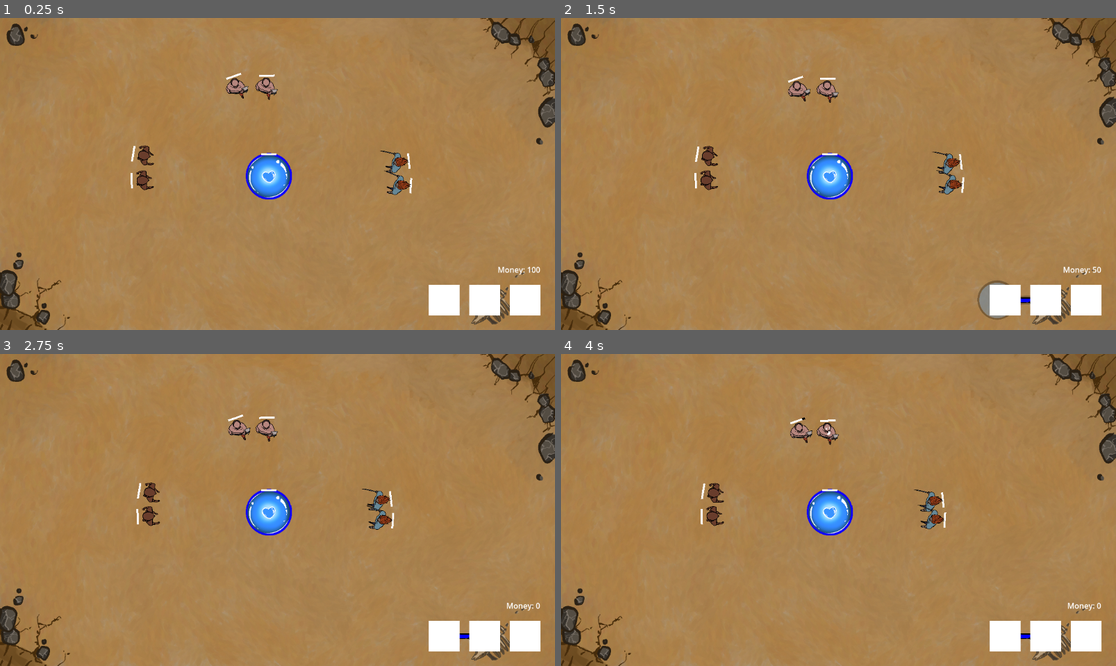
Above: before the commit, frames 1-4 (two rows, left to right).
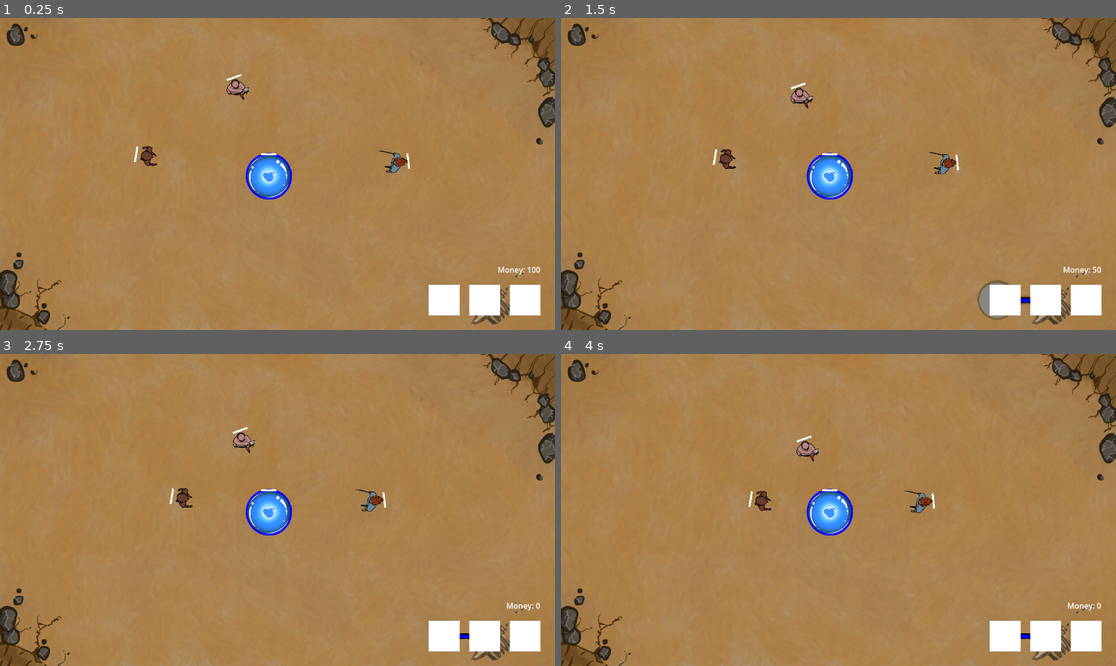
Above: after the commit, the same moments.

Repository: PNP-Gamejam/ggj2025-bubbles
Game: Godot game, scene res://main.tscn
Same seed, same stepped clock (60 frames per second), same inputs: the game is played once before the commit and once after it.
Inputs (mouse positions are in pixels of both pictures, inside the frame that each line leads up to):
- Up to frame 1 (0.25 s): no input
- Up to frame 2 (1.5 s): click (1005, 298) at 0.5 s; click (1005, 298) at 1.25 s
- Up to frame 3 (2.75 s): click (444, 634) at 2 s
- Up to frame 4 (4 s): move the mouse to (799, 428) at 2.77 s; click (799, 428) at 2.85 s; move the mouse to (827, 432) at 3.52 s; click (827, 432) at 3.6 s

The runs differ from the first frame. In frame 1, 0.9% of the frame differs, in the area x 23-75%, y 17-57%; in frame 2, 1.2%; in frame 3, 1.3%; in frame 4, 1.4%, in the area x 25-70%, y 20-57%.

Commit message:
adjust stats

Diff:
--- a/base.gd
+++ b/base.gd
@@ -9,6 +9,7 @@
 
 func _ready() -> void:
 	_attackable.max_hp = hp
+	_attackable.hp = hp
 	_attackable.died.connect(func():
 		died.emit()
 	)
--- a/main.tscn
+++ b/main.tscn
@@ -28,12 +28,16 @@
 script = ExtResource("1_ac088")
 metadata/_edit_vertical_guides_ = [571.0, 1762.0]
 
+[node name="Spawner" parent="." instance=ExtResource("8_dcswj")]
+position = Vector2(572, 298)
+
 [node name="Camera2D" type="Camera2D" parent="."]
 position = Vector2(609, 288)
 zoom = Vector2(0.5, 0.5)
 
 [node name="Base" parent="." instance=ExtResource("2_g7t2p")]
 position = Vector2(573, 298)
+hp = 100
 
 [node name="DamageClicker" type="Node" parent="." groups=["damage_clicker"]]
 script = ExtResource("3_1wouj")
@@ -156,23 +160,11 @@
 layout_mode = 2
 text = "Main Menu"
 
-[node name="Spawner" parent="." instance=ExtResource("8_dcswj")]
-position = Vector2(572, 298)
-
 [node name="Fat" parent="." instance=ExtResource("9_nej4j")]
 position = Vector2(443, -72)
-
-[node name="Fat2" parent="." instance=ExtResource("9_nej4j")]
-position = Vector2(566, -72)
 
 [node name="Norman" parent="." instance=ExtResource("10_xldua")]
 position = Vector2(1111, 239)
 
-[node name="Norman2" parent="." instance=ExtResource("10_xldua")]
-position = Vector2(1119, 334)
-
 [node name="Skinny" parent="." instance=ExtResource("11_qwpp6")]
 position = Vector2(58, 212)
-
-[node name="Skinny2" parent="." instance=ExtResource("11_qwpp6")]
-position = Vector2(52, 315)
--- a/scenes/fat.tscn
+++ b/scenes/fat.tscn
@@ -52,6 +52,11 @@
 [node name="Fat" type="Node2D"]
 
 [node name="Monster" parent="." instance=ExtResource("1_k6d8l")]
+attack_damage = 15
+attack_cooldown = 2.5
+hp = 150
+SPEED = 30.0
+bounty = 15
 
 [node name="AnimatedSprite2D" type="AnimatedSprite2D" parent="Monster"]
 scale = Vector2(0.5, 0.5)
--- a/scenes/norman.tscn
+++ b/scenes/norman.tscn
@@ -52,7 +52,10 @@
 [node name="Norman" type="Node2D"]
 
 [node name="Monster" parent="." instance=ExtResource("1_f42rp")]
-SPEED = 30.0
+attack_damage = 10
+hp = 100
+SPEED = 40.0
+bounty = 5
 
 [node name="AnimatedSprite2D" type="AnimatedSprite2D" parent="Monster"]
 position = Vector2(-14, 31)
--- a/scenes/skinny.tscn
+++ b/scenes/skinny.tscn
@@ -52,6 +52,11 @@
 [node name="Skinny" type="Node2D"]
 
 [node name="Monster" parent="." instance=ExtResource("1_m10dp")]
+attack_damage = 2
+attack_cooldown = 0.75
+hp = 30
+SPEED = 60.0
+bounty = 8
 
 [node name="AnimatedSprite2D" type="AnimatedSprite2D" parent="Monster"]
 position = Vector2(-7, 34)
--- a/sentry.gd
+++ b/sentry.gd
@@ -1,8 +1,9 @@
 extends Node2D
 
 @export var BULLET: PackedScene
-@export var attack_damage := 1
-@export var attack_cooldown := 1.0
+@export var hp := 70
+@export var attack_damage := 15
+@export var attack_cooldown := 0.5
 
 @onready var _attackable: Attackable = $Attackable
 @onready var _attacker: Attacker = $Attacker
@@ -11,6 +12,11 @@
 
 
 func _ready() -> void:
+	_attackable.max_hp = hp
+	_attackable.hp = hp
+	_attackable.died.connect(func():
+		queue_free()
+	)
 	_attacker.attack_damage = attack_damage
 	_attacker.attack_cooldown = attack_cooldown
 	_attacker.attack_started.connect(_on_attack_started)
--- a/sentry.tscn
+++ b/sentry.tscn
@@ -66,8 +66,6 @@
 [node name="Sentry" type="Node2D"]
 script = ExtResource("1_xb7h0")
 BULLET = ExtResource("2_iakcu")
-attack_damage = 5
-attack_cooldown = 3.0
 
 [node name="AnimatedSprite2D" type="AnimatedSprite2D" parent="."]
 position = Vector2(35, 0)
